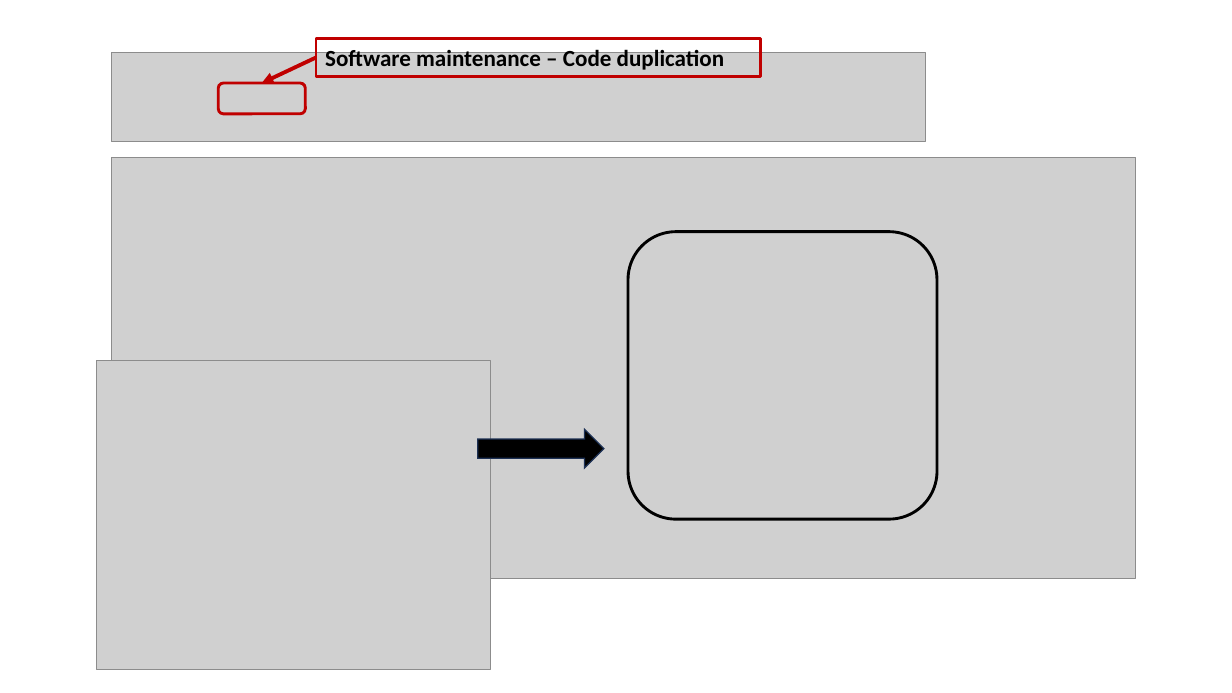
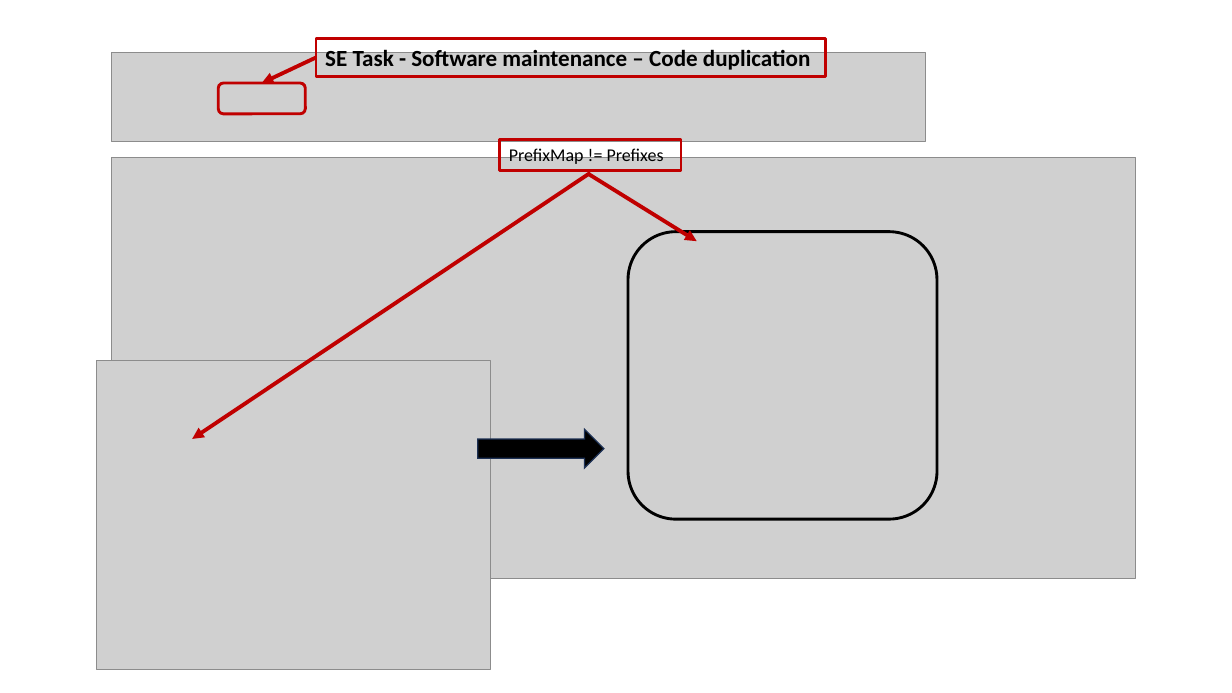
Before and after one commit to johnxu21/johnxu21.github.io, a slide deck: slide 6 of teaching/CS472/Timetable/LLM.pptx. Drawn at 1232x693 pixels with LibreOffice and Linux fonts; fonts in the diff are those of the drawing; grey boxes stand for pictures. Boxes give left, top, right and bottom in pixels: in the first picture for what was removed or moved away, otherwise in the second. Text is boxed around its words. In the diff, an @@ line names an element or a change of style, - is before the commit and + after.

```diff
--- a/teaching/CS472/Timetable/LLM.pptx
+++ b/teaching/CS472/Timetable/LLM.pptx
@@ rectangle "SE Task - Software maintenance ...": place and size @@
-rectangle "SE Task - Software maintenance ..." at bbox=[316, 39, 761, 76]
+rectangle "SE Task - Software maintenance ..." at bbox=[316, 39, 825, 76]
@@ text in rectangle at bbox=[325, 46, 810, 70]: text changed @@
-Software maintenance – Code duplication
+SE Task - Software maintenance – Code duplication
@@ rectangle added at bbox=[500, 140, 681, 171], outline #C00000 2.25 pt, 14 pt, text #000000 @@
+PrefixMap != Prefixes
@@ arrow added from (591, 173) to (192, 439), #C00000 3 pt @@
@@ arrow added from (590, 175) to (697, 241), #C00000 3 pt @@
```
Also in this commit, not shown: 1 other slide changed, 3 slides added, 1 other file.
